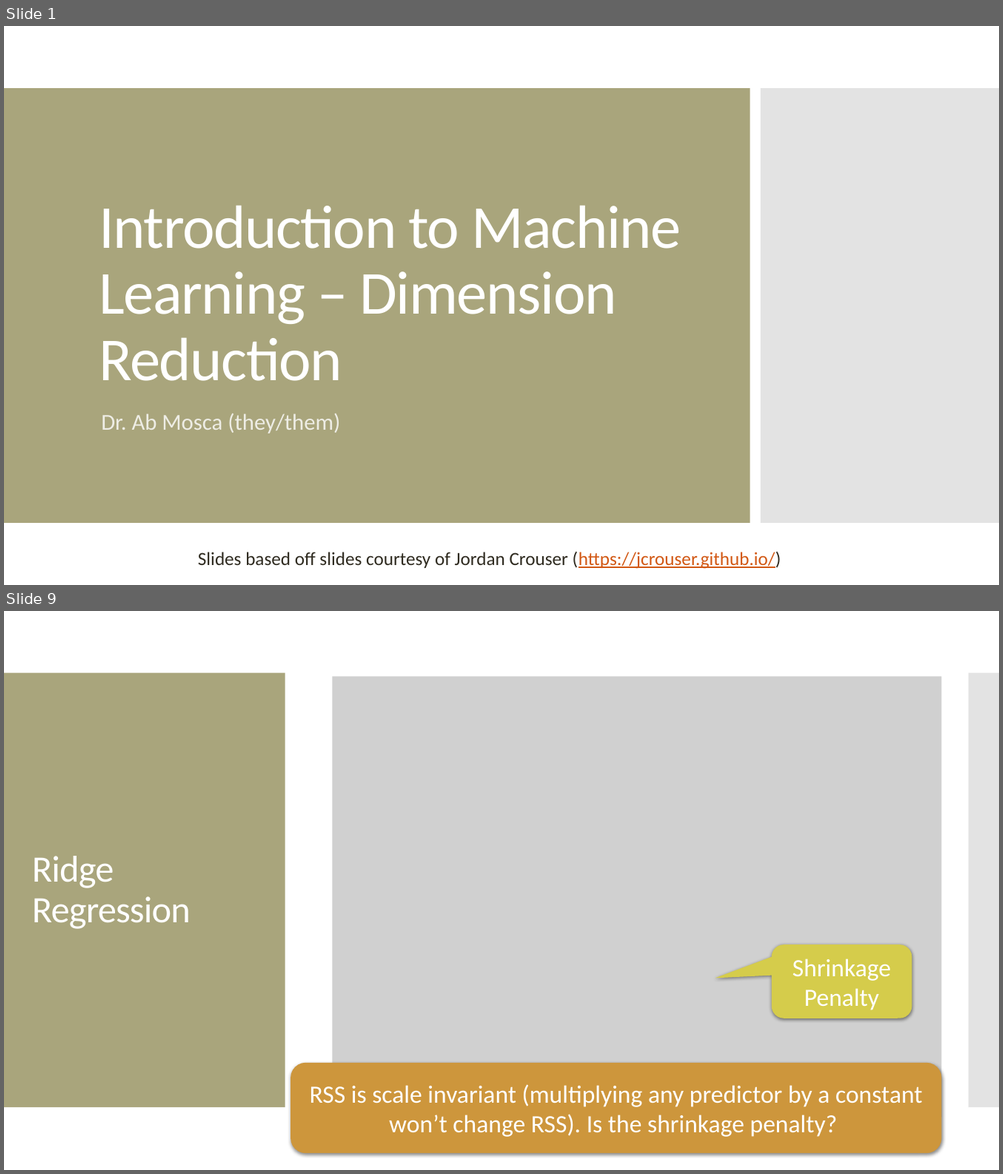
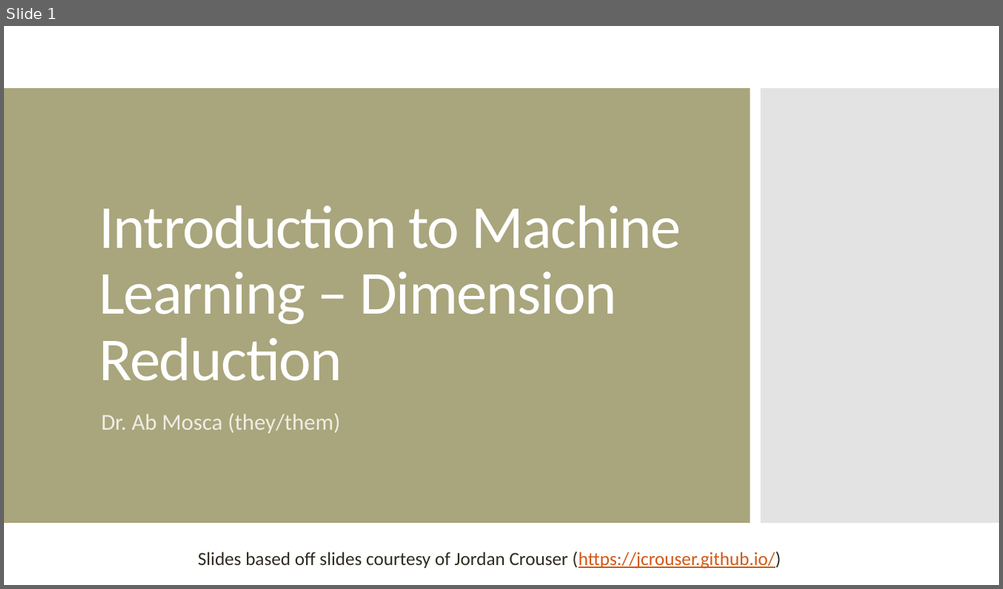
Before and after one commit to amosca01/CAIS380ML-S24, a slide deck: slides/12-dimension-reduction.pptx. Shown one above the other, each under a label of ours: slides 1 and 9 before the commit, slide 1 after it; the slides between them are not shown. The pictures are 1003x1174 and 1003x589 pixels, drawn with LibreOffice and Linux fonts; fonts in the diff are those of the drawing; grey boxes stand for pictures. Boxes give left, top, right and bottom in pixels: in the first picture for what was removed or moved away, otherwise in the second. Text is boxed around its words. In the diff, an @@ line names an element or a change of style, - is before the commit and + after.

```diff
--- a/slides/12-dimension-reduction.pptx
+++ b/slides/12-dimension-reduction.pptx
@@ slide 9 removed at bbox=[4, 611, 999, 1170], background #FFFFFF @@
@@ rectangle removed at bbox=[4, 673, 285, 1108] @@
@@ picture removed at bbox=[333, 677, 942, 1118] @@
@@ rectangle removed at bbox=[968, 673, 999, 1108] @@
@@ title removed at bbox=[32, 856, 190, 929] @@
-Ridge Regression
@@ rounded speech box removed at bbox=[771, 945, 912, 1019] @@
-Shrinkage Penalty
@@ rounded rectangle removed at bbox=[290, 1063, 941, 1153] @@
-RSS is scale invariant (multiplying any predictor by a constant won’t change RSS). Is the shrinkage penalty?
```
Also in this commit, not shown: 2 slides changed, 30 slides added, 15 other slides removed, 14 other files.
